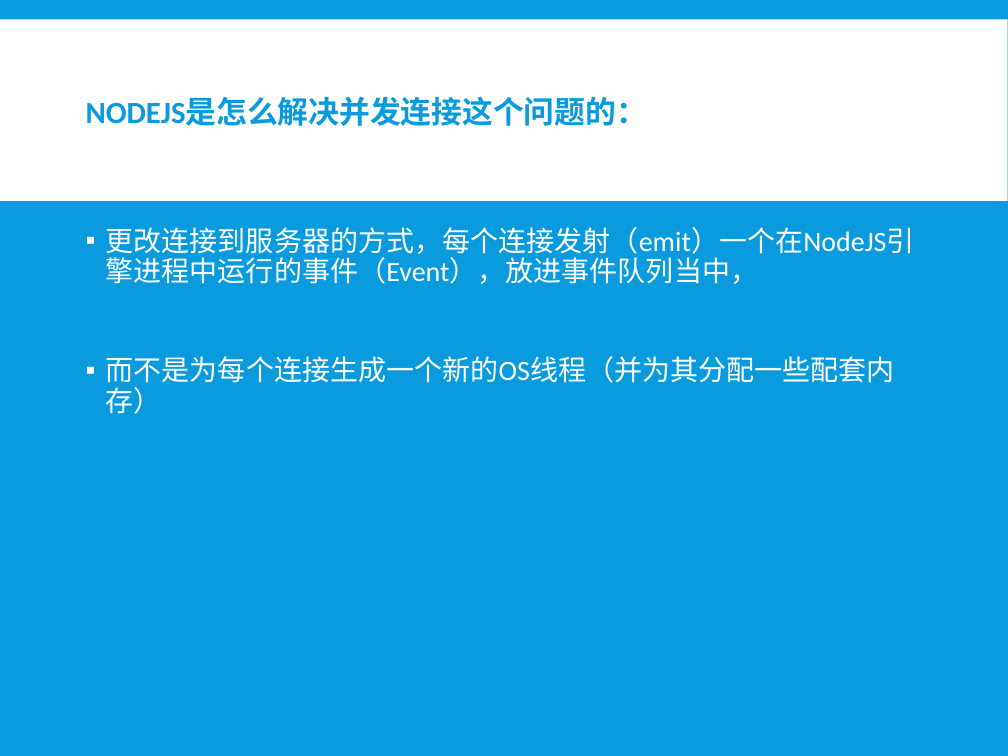
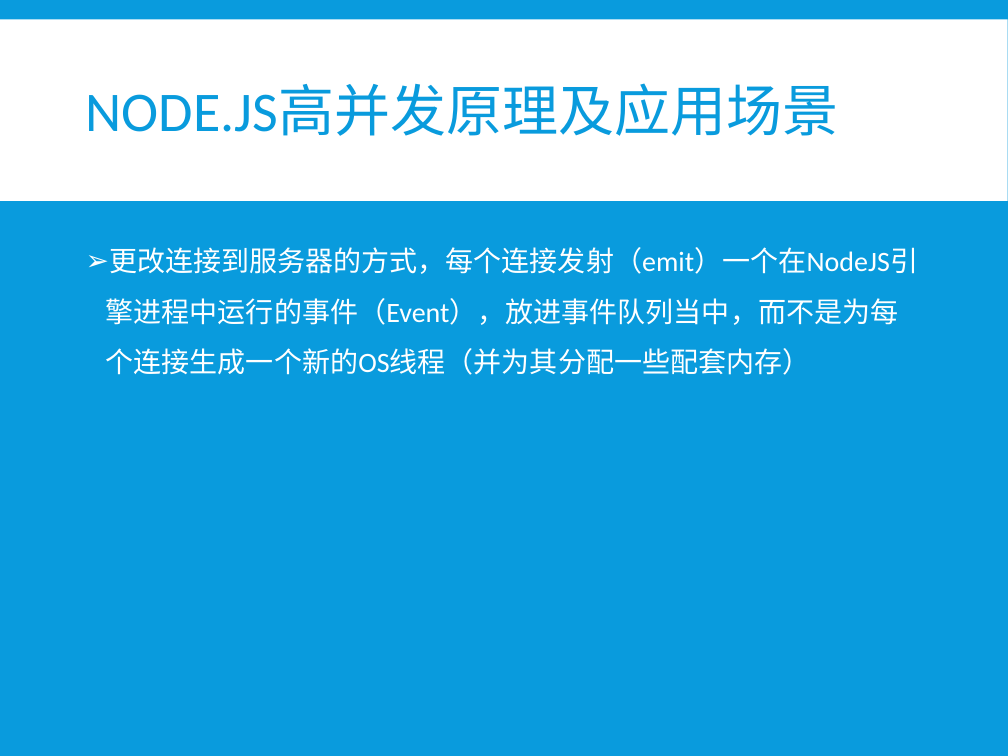
Before and after one commit to xiayu1986/webLearn, a slide deck: slide 20 of mix/技术分享/NODE技术分享.pptx (slide 14 before the commit). Drawn at 1008x756 pixels with LibreOffice and Linux fonts; fonts in the diff are those of the drawing. Boxes give left, top, right and bottom in pixels: in the first picture for what was removed or moved away, otherwise in the second. Text is boxed around its words. In the diff, an @@ line names an element or a change of style, - is before the commit and + after.

```diff
--- a/mix/技术分享/NODE技术分享.pptx
+++ b/mix/技术分享/NODE技术分享.pptx
@@ title at [86, 84, 839, 136]: text changed; size 22 to 40 pt; bold off @@
-NODEJS是怎么解决并发连接这个问题的：
+NODE.JS高并发原理及应用场景
@@ text at [106, 247, 918, 375]: text changed @@
-▪ 更改连接到服务器的方式，每个连接发射（emit）一个在NodeJS引擎进程中运行的事件（Event），放进事件队列当中，
-▪ 而不是为每个连接生成一个新的OS线程（并为其分配一些配套内存）
+➢ 更改连接到服务器的方式，每个连接发射（emit）一个在NodeJS引擎进程中运行的事件（Event），放进事件队列当中，而不是为每个连接生成一个新的OS线程（并为其分配一些配套内存）
```
Also in this commit, not shown: 11 other slides changed, 8 slides added, 4 slides removed, 1 other file.
